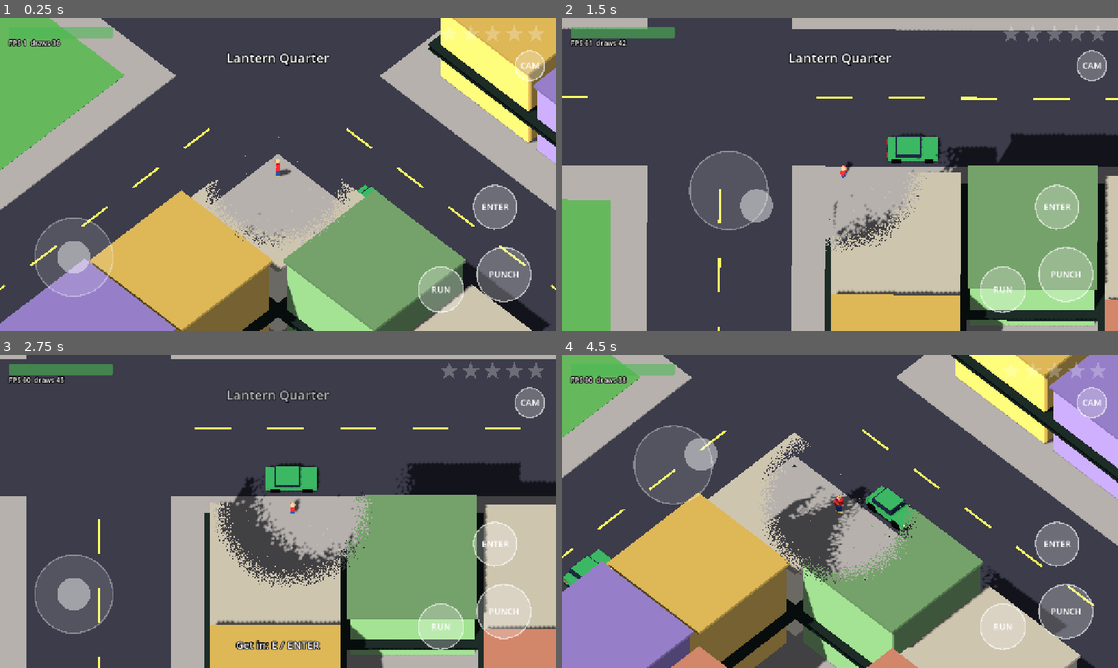
Above: before the commit, frames 1-4 (two rows, left to right).
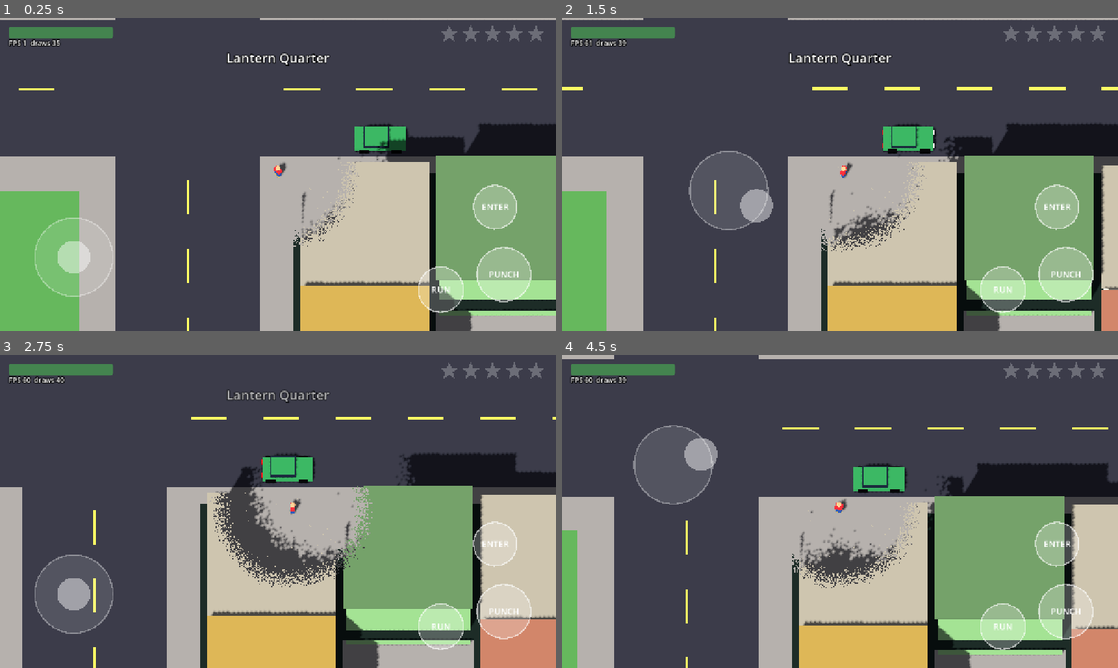
Above: after the commit, the same moments.

Repository: sachinpant3572/privateRepo
Game: Godot game, scene res://main.tscn
Same seed, same stepped clock (60 frames per second), same inputs: the game is played once before the commit and once after it.
Inputs (mouse positions are in pixels of both pictures, inside the frame that each line leads up to):
- Up to frame 1 (0.25 s): no input
- Up to frame 2 (1.5 s): tap Enter at 0.5 s; move the mouse to (962, 158) at 0.52 s; hold D (move_right) 0.53-1.25 s; tap Space (attack) at 0.6 s; click (962, 158) at 0.67 s; tap C (camera, bound only before the commit) at 0.8 s; drag from (728, 190) to (812, 237) at 1.27 s
- Up to frame 3 (2.75 s): move the mouse to (333, 442) at 2.02 s; hold D (move_right) from 2.03 s (still down); hold Shift (sprint) from 2.03 s (still down); tap E (interact) at 2.1 s
- Up to frame 4 (4.5 s): release D (move_right) at 2.75 s; release Shift (sprint) at 2.75 s; drag from (812, 574) to (673, 464) at 2.77 s; move the mouse to (1006, 558) at 3.52 s; hold A (move_left) 3.53-4.25 s; tap Space (attack) at 3.6 s; tap C (camera, bound only before the commit) at 3.8 s; drag from (673, 464) to (756, 433) at 4.27 s

The runs differ from the first frame. In frame 1, 69% of the frame differs, in the area x 0-100%, y 0-100%; in frame 2, 15%; in frame 3, 14%; in frame 4, 71%.

Commit message:
Make the classic top-down camera the only view
Drops the isometric view and the camera toggle. The camera is now a single
north-up top-down follow camera (72 degrees down), renamed to
top_down_camera.gd, still with lead, speed zoom and the city cutaway.
Docs record the camera decision and what it means for the art.

Co-Authored-By: Claude Opus 5.5 <noreply@anthropic.com>
Claude-Session: https://claude.ai/code/session_01XUeimCS4fFEoMDQrXPwrRW

Diff:
--- a/game/scripts/controls.gd
+++ b/game/scripts/controls.gd
@@ -11,13 +11,11 @@
 	"sprint": [KEY_SHIFT], # handbrake while driving
 	"attack": [KEY_SPACE, KEY_J],
 	"interact": [KEY_E, KEY_F],
-	"camera": [KEY_C],
 }
 const PAD_BUTTONS := {
 	"sprint": JOY_BUTTON_A,
 	"attack": JOY_BUTTON_X,
 	"interact": JOY_BUTTON_Y,
-	"camera": JOY_BUTTON_BACK,
 }
 const PAD_AXES := {
 	"move_left": [JOY_AXIS_LEFT_X, -1.0],
--- a/game/scripts/iso_camera.gd
+++ /dev/null
@@ -1,101 +0,0 @@
-extends Camera3D
-## Follow camera with two looks over the same 3D world:
-## ISOMETRIC (default) looks down at 50° from a 45° corner, steeper than true
-## isometric (35°) so buildings hide less while fronts still show;
-## CLASSIC looks steeply down with north up, like the old Java-era games.
-## Switching eases between the two. Leads ahead of a moving car and zooms
-## out with speed. The choice is remembered between sessions.
-
-enum Mode { ISOMETRIC, CLASSIC }
-
-const MeshBuilder = preload("res://scripts/mesh_builder.gd")
-
-const DISTANCE := 60.0
-const FOOT_SIZE := 26.0
-const DRIVE_SIZE := 38.0
-const SETTINGS_PATH := "user://settings.cfg"
-## Pitch and yaw in degrees. CLASSIC stops short of straight down so building
-## fronts still show a little, as in the old games.
-const ANGLES := {
-	Mode.ISOMETRIC: Vector3(-50.0, 45.0, 0.0),
-	Mode.CLASSIC: Vector3(-72.0, 0.0, 0.0),
-}
-
-var target: Node3D
-var mode := Mode.ISOMETRIC
-var _focus := Vector3.ZERO
-var _goal := Quaternion.IDENTITY
-
-
-func _ready() -> void:
-	projection = PROJECTION_ORTHOGONAL
-	size = FOOT_SIZE
-	near = 1.0
-	far = 200.0
-	current = true
-	var settings := ConfigFile.new()
-	if settings.load(SETTINGS_PATH) == OK:
-		mode = settings.get_value("camera", "mode", Mode.ISOMETRIC)
-	set_mode(mode, true)
-
-
-func _process(delta: float) -> void:
-	if Input.is_action_just_pressed("camera"):
-		toggle()
-	if target == null:
-		return
-	quaternion = quaternion.slerp(_goal, 1.0 - exp(-8.0 * delta))
-	var node: Node3D = target.focus_node()
-	var pos := node.get_global_transform_interpolated().origin
-	var want_size := FOOT_SIZE
-	var lead := Vector3.ZERO
-	if node != target:
-		var v: Vector3 = node.velocity
-		lead = v * 0.35
-		want_size = lerpf(FOOT_SIZE, DRIVE_SIZE, clampf(v.length() / 24.0, 0.0, 1.0))
-	_focus = _focus.lerp(pos + lead, 1.0 - exp(-6.0 * delta))
-	size = lerpf(size, want_size, 1.0 - exp(-2.0 * delta))
-	global_position = _focus + global_basis.z * DISTANCE
-	_update_cutaway(pos)
-
-
-## Points the city's see-through hole at the player for this frame's view.
-func _update_cutaway(player_pos: Vector3) -> void:
-	var mat := MeshBuilder.cutaway_material()
-	mat.set_shader_parameter("focus", player_pos + Vector3(0, 1.0, 0))
-	mat.set_shader_parameter("cam_right", global_basis.x)
-	mat.set_shader_parameter("cam_up", global_basis.y)
-	mat.set_shader_parameter("cam_back", global_basis.z)
-
-
-func toggle() -> void:
-	set_mode(Mode.CLASSIC if mode == Mode.ISOMETRIC else Mode.ISOMETRIC)
-	var settings := ConfigFile.new()
-	settings.load(SETTINGS_PATH)
-	settings.set_value("camera", "mode", mode)
-	settings.save(SETTINGS_PATH)
-
-
-## Movement follows the goal angle, so controls switch instantly while the
-## view eases over.
-func set_mode(value: Mode, instant := false) -> void:
-	mode = value
-	var a: Vector3 = ANGLES[mode]
-	_goal = Basis.from_euler(Vector3(deg_to_rad(a.x), deg_to_rad(a.y), 0.0)).get_rotation_quaternion()
-	if instant:
-		quaternion = _goal
-
-
-func ground_axes() -> Array[Vector3]:
-	var b := Basis(_goal)
-	var right := b.x
-	right.y = 0.0
-	var forward := -b.z
-	forward.y = 0.0
-	return [right.normalized(), forward.normalized()]
-
-
-func snap() -> void:
-	quaternion = _goal
-	_focus = target.focus_node().global_position
-	global_position = _focus + global_basis.z * DISTANCE
--- a/game/scripts/main.gd
+++ b/game/scripts/main.gd
@@ -5,7 +5,7 @@
 const City = preload("res://scripts/city.gd")
 const Player = preload("res://scripts/player.gd")
 const Vehicle = preload("res://scripts/vehicle.gd")
-const IsoCamera = preload("res://scripts/iso_camera.gd")
+const TopDownCamera = preload("res://scripts/top_down_camera.gd")
 const PoliceManager = preload("res://scripts/police_manager.gd")
 const Population = preload("res://scripts/population.gd")
 const Hud = preload("res://scripts/hud.gd")
@@ -46,7 +46,7 @@
 	add_child(player)
 	player.died.connect(func(_who): _respawn("WASTED", city.hospital))
 
-	camera = IsoCamera.new()
+	camera = TopDownCamera.new()
 	camera.target = player
 	add_child(camera)
 	camera.snap()
--- /dev/null
+++ b/game/scripts/top_down_camera.gd
@@ -0,0 +1,61 @@
+extends Camera3D
+## Classic top-down follow camera: north up, looking steeply down so building
+## fronts show a little, like the Java-era Gangstar games and Stardew Valley.
+## Leads ahead of a moving car, zooms out with speed, and points the city's
+## cutaway at the player each frame.
+
+const MeshBuilder = preload("res://scripts/mesh_builder.gd")
+
+const DISTANCE := 60.0
+const FOOT_SIZE := 26.0
+const DRIVE_SIZE := 38.0
+## Degrees below the horizon. 90 would be straight down with no fronts at all.
+const PITCH := 72.0
+
+var target: Node3D
+var _focus := Vector3.ZERO
+
+
+func _ready() -> void:
+	projection = PROJECTION_ORTHOGONAL
+	size = FOOT_SIZE
+	near = 1.0
+	far = 200.0
+	rotation_degrees = Vector3(-PITCH, 0.0, 0.0)
+	current = true
+
+
+func _process(delta: float) -> void:
+	if target == null:
+		return
+	var node: Node3D = target.focus_node()
+	var pos := node.get_global_transform_interpolated().origin
+	var want_size := FOOT_SIZE
+	var lead := Vector3.ZERO
+	if node != target:
+		var v: Vector3 = node.velocity
+		lead = v * 0.35
+		want_size = lerpf(FOOT_SIZE, DRIVE_SIZE, clampf(v.length() / 24.0, 0.0, 1.0))
+	_focus = _focus.lerp(pos + lead, 1.0 - exp(-6.0 * delta))
+	size = lerpf(size, want_size, 1.0 - exp(-2.0 * delta))
+	global_position = _focus + global_basis.z * DISTANCE
+	_update_cutaway(pos)
+
+
+## Ground-plane directions for screen right and screen up (east and north).
+func ground_axes() -> Array[Vector3]:
+	return [Vector3.RIGHT, Vector3.FORWARD]
+
+
+func snap() -> void:
+	_focus = target.focus_node().global_position
+	global_position = _focus + global_basis.z * DISTANCE
+
+
+## Points the city's see-through hole at the player for this frame's view.
+func _update_cutaway(player_pos: Vector3) -> void:
+	var mat := MeshBuilder.cutaway_material()
+	mat.set_shader_parameter("focus", player_pos + Vector3(0, 1.0, 0))
+	mat.set_shader_parameter("cam_right", global_basis.x)
+	mat.set_shader_parameter("cam_up", global_basis.y)
+	mat.set_shader_parameter("cam_back", global_basis.z)
--- a/game/scripts/touch_controls.gd
+++ b/game/scripts/touch_controls.gd
@@ -1,7 +1,6 @@
 extends Control
 ## Multi-touch controls drawn in code: a floating joystick on the left half of
-## the screen and round buttons that press Input actions. Button offsets are
-## from the bottom-right corner, or from the top-right with "top": true.
+## the screen and round buttons bottom-right that press Input actions.
 ## Raw touch events are used so the stick and a button work at the same time.
 
 const STICK_RADIUS := 90.0
@@ -9,7 +8,6 @@
 	{"action": "attack", "label": "PUNCH", "offset": Vector2(-120, -130), "radius": 62.0},
 	{"action": "sprint", "label": "RUN", "offset": Vector2(-265, -95), "radius": 52.0},
 	{"action": "interact", "label": "ENTER", "offset": Vector2(-140, -285), "radius": 50.0},
-	{"action": "camera", "label": "CAM", "offset": Vector2(-60, 110), "radius": 34.0, "top": true},
 ]
 
 var labels := {}
@@ -67,7 +65,7 @@
 
 
 func _center(b: Dictionary) -> Vector2:
-	return Vector2(size.x + b.offset.x, b.offset.y) if b.get("top", false) else size + b.offset
+	return size + b.offset
 
 
 func _draw() -> void:
--- a/game/scripts/vehicle.gd
+++ b/game/scripts/vehicle.gd
@@ -2,7 +2,7 @@
 ## Arcade car shared by the player, traffic and police.
 ## Steering is direction-based: the car turns toward a requested world
 ## direction (reversing when it points well behind), which suits a touch
-## joystick under an isometric camera.
+## joystick under a top-down camera.
 
 const MeshBuilder = preload("res://scripts/mesh_builder.gd")
 const L = preload("res://scripts/layers.gd")
--- a/game/tests/screenshots.gd
+++ b/game/tests/screenshots.gd
@@ -17,25 +17,20 @@
 func _run() -> void:
 	var game = MainScene.instantiate()
 	add_child(game)
-	game.camera.set_mode(game.camera.Mode.ISOMETRIC, true)
 	await _frames(180)
 	await _shot("1_on_foot.png")
-	game.camera.toggle()
-	await _frames(90)
-	await _shot("2_classic_on_foot.png")
 
 	var p = game.player
 	await _walk_to_car(game)
 	Controls.override_vector = Controls.screen_from_world(Vector3.RIGHT)
 	await _frames(100)
-	await _shot("3_classic_driving.png")
-	game.camera.toggle()
+	await _shot("2_driving.png")
 
 	Wanted.report_crime(2)
 	await _frames(150)
 	Controls.override_vector = null
 	await _frames(60)
-	await _shot("4_police_chase.png")
+	await _shot("3_police_chase.png")
 	print("player at ", p.global_position, " wanted ", Wanted.level)
 	get_tree().quit()
 
--- a/game/tests/test_runner.gd
+++ b/game/tests/test_runner.gd
@@ -27,7 +27,7 @@
 		"test_busted_when_cop_holds_player",
 		"test_wasted_respawns_at_hospital",
 		"test_city_runs_with_population",
-		"test_classic_camera_toggle",
+		"test_camera_is_classic_top_down",
 	]
 	for name in tests:
 		var before := failed
@@ -110,8 +110,8 @@
 	_check(game.player.vehicle == car, "player gets in the car")
 	_check(not game.player.visible, "player hidden while driving")
 	var start: Vector3 = car.global_position
-	# Screen up-right is world -Z under the isometric camera: straight down the road.
-	Controls.override_vector = Vector2(0.707, -0.707)
+	# Screen up is north (world -Z): straight down the road.
+	Controls.override_vector = Vector2(0, -1)
 	await _frames(90)
 	Controls.override_vector = null
 	var moved: float = car.global_position.distance_to(start)
@@ -188,23 +188,17 @@
 	_check(is_instance_valid(car), "player car still exists")
 
 
-func test_classic_camera_toggle() -> void:
+func test_camera_is_classic_top_down() -> void:
 	await _new_game(false)
 	var cam = game.camera
 	_place_player(Vector2i(2, 2), Vector3.ZERO)
-	await _press("camera")
-	_check(cam.mode == cam.Mode.CLASSIC, "camera switches to classic")
-	# In classic view, screen-up is north (world -Z).
+	_check(cam.global_basis.z.y > 0.9 and absf(cam.global_basis.z.x) < 0.01, "camera looks steeply down with north up")
 	var start: Vector3 = game.player.global_position
 	Controls.override_vector = Vector2(0, -1)
 	await _frames(40)
 	Controls.override_vector = null
 	var moved: Vector3 = game.player.global_position - start
-	_check(moved.z < -2.0 and absf(moved.x) < 0.5, "screen-up walks north in classic view, moved %s" % moved)
-	await _frames(30)
-	_check(cam.global_basis.z.y > 0.9, "camera looks steeply down")
-	await _press("camera")
-	_check(cam.mode == cam.Mode.ISOMETRIC, "camera switches back")
+	_check(moved.z < -2.0 and absf(moved.x) < 0.5, "screen-up walks north, moved %s" % moved)
 
 
 # --- Helpers -----------------------------------------------------------------
@@ -214,14 +208,12 @@
 	game = MainScene.instantiate()
 	game.population_enabled = with_population
 	add_child(game)
-	# Tests assume the default view, whatever the saved setting is.
-	game.camera.set_mode(game.camera.Mode.ISOMETRIC, true)
 	await _frames(2)
 
 
 func _free_game() -> void:
 	Controls.override_vector = null
-	for action in ["attack", "interact", "sprint", "camera"]:
+	for action in ["attack", "interact", "sprint"]:
 		Input.action_release(action)
 	if game != null:
 		game.queue_free()
Renamed: game/scripts/iso_camera.gd.uid -> game/scripts/top_down_camera.gd.uid
Not shown, changed: GANGSTAR_CONCEPT.md
Not shown, changed: MVP_DESIGN.md
Not shown, changed: game/README.md
